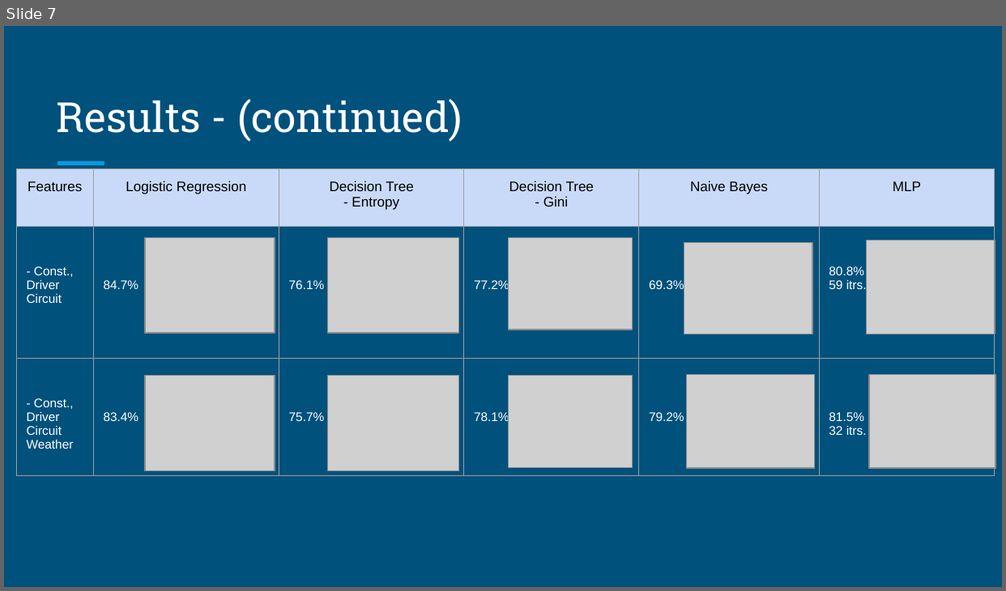
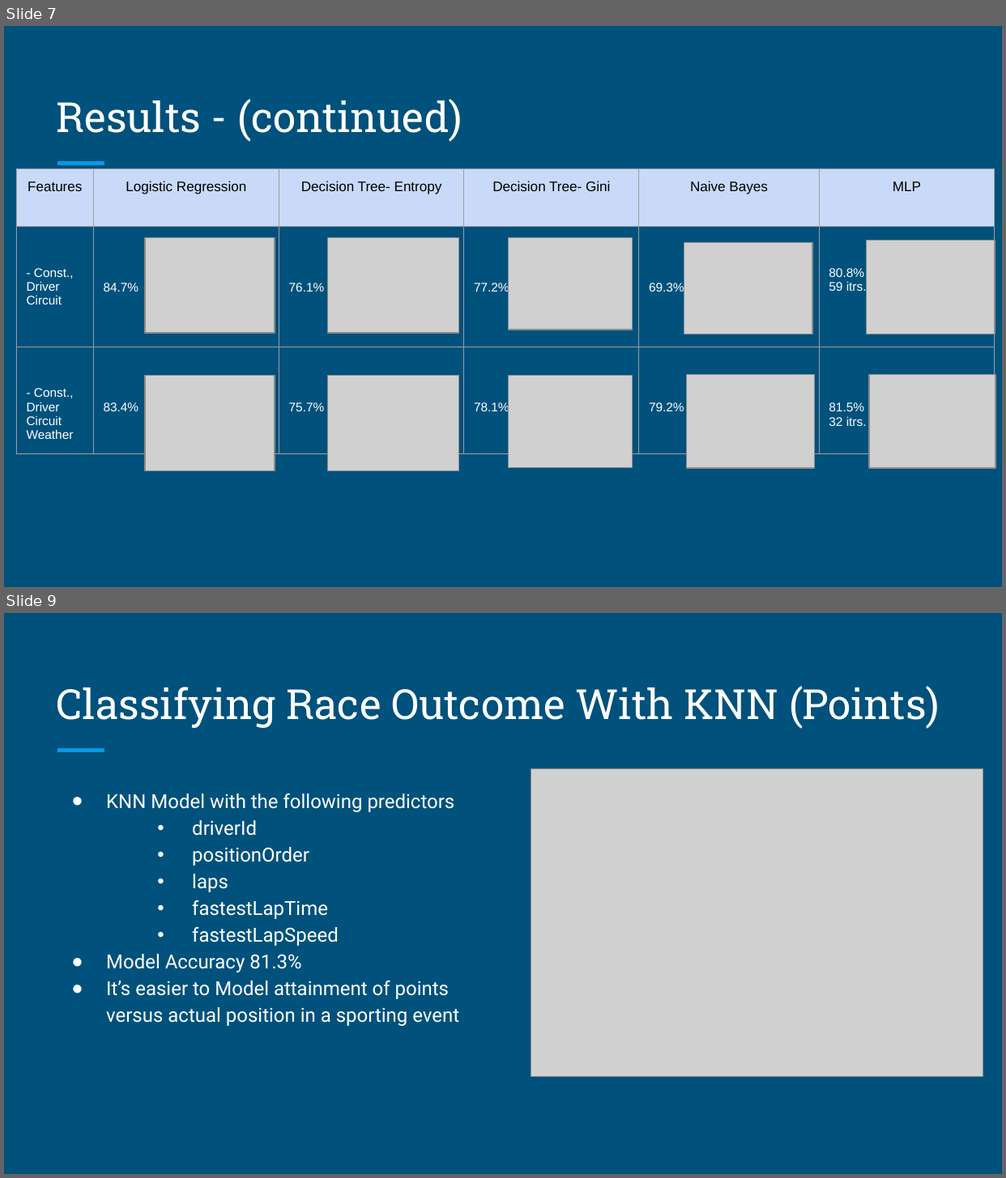
Before and after one commit to dvermagithub/GottaGoFast, a slide deck: Logistic Regression and MLP/Logistic Regression and Other Classifiers ML on F1 Data Set (1).pptx. Shown one above the other, each under a label of ours: slide 7 before the commit, slides 7 and 9 after it; the slides between them are not shown. The pictures are 1006x591 and 1006x1178 pixels, drawn with LibreOffice and Linux fonts; fonts in the diff are those of the drawing; grey boxes stand for pictures. Boxes give left, top, right and bottom in pixels: in the first picture for what was removed or moved away, otherwise in the second. Text is boxed around its words. In the diff, an @@ line names an element or a change of style, - is before the commit and + after.

Commit message:
KNN Modeling
Updated KNN Script and added slides to presentation

```diff
--- a/Logistic Regression and MLP/Logistic Regression and Other Classifiers ML on F1 Data Set (1).pptx
+++ b/Logistic Regression and MLP/Logistic Regression and Other Classifiers ML on F1 Data Set (1).pptx
@@ slide 9 added at bbox=[4, 613, 1002, 1174], background #00517C; not listed: 1 template element that a slide beside it also shows @@
@@ title added at bbox=[57, 686, 940, 729], 30 pt, text #FFFFFF @@
+Classifying Race Outcome With KNN (Points)
@@ picture added at bbox=[530, 769, 983, 1076] @@
@@ text added at bbox=[106, 793, 459, 1026], 14 pt, text #FFFFFF @@
+● KNN Model with the following predictors
+  • driverId
+  • positionOrder
+  • laps
+  • fastestLapTime
+  • fastestLapSpeed
+● Model Accuracy 81.3%
+● It’s easier to Model attainment of points versus actual position in a sporting event
@@ slide 7 changed as well @@
@@ table at bbox=[16, 169, 993, 442] @@
-row 1, column 3: Decision Tree - Entropy
+row 1, column 3: Decision Tree- Entropy
-row 1, column 4: Decision Tree - Gini
+row 1, column 4: Decision Tree- Gini
```
Also in this commit, not shown: 7 other slides changed, 1 other slide added, 1 other file.
